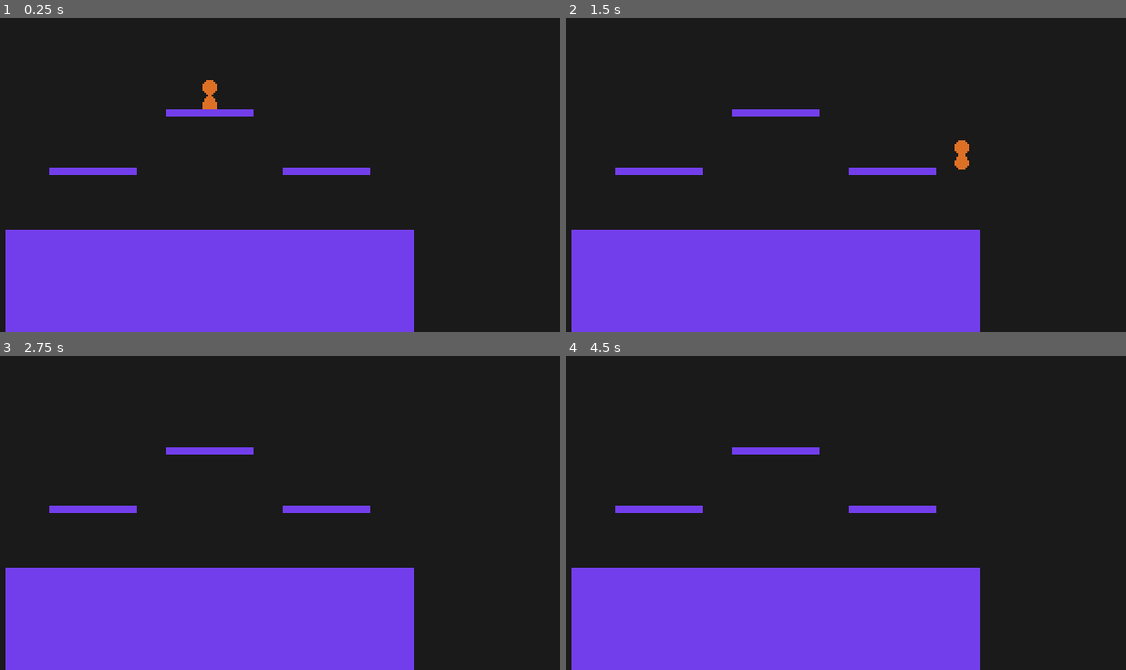
Above: before the commit, frames 1-4 (two rows, left to right).
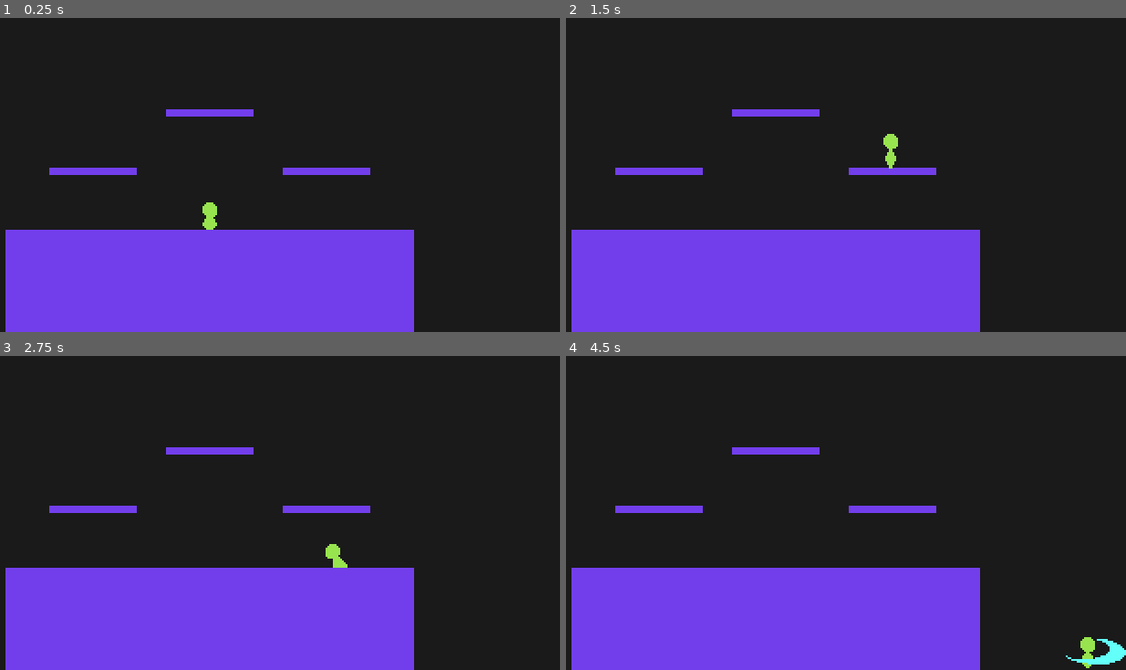
Above: after the commit, the same moments.

Repository: youssefevan/platform-fighter
Game: Godot game, scene res://World.tscn
Two runs of this game, one before a commit and one after it. Both use one fixed random seed, a clock stepped at 60 frames per second and the inputs below.
Inputs:
- Up to frame 1 (0.25 s): no input
- Up to frame 2 (1.5 s): hold Right (right) from 0.53 s (still down); tap X (attack) at 0.6 s; tap Z (jump) at 0.77, 0.8, 1.07, 1.35 s
- Up to frame 3 (2.75 s): tap Z (jump) at 1.52, 1.82, 2.3 s; tap X (attack) at 1.55, 2.1 s; release Right (right) at 2.03 s; hold Left (left) from 2.03 s (still down)
- Up to frame 4 (4.5 s): release Left (left) at 2.78 s; hold Right (right) 2.78-4.28 s; tap X (attack) at 2.85, 4.35 s; tap Z (jump) at 3.02, 3.32, 3.6, 3.77, 4.07 s; hold Left (left) from 4.28 s (still down)

The runs differ from the first frame. In frame 1, 0.4% of the frame differs, in the area x 36-39%, y 19-68%; in frame 2, 0.4%; in frame 3, 0.2%; in frame 4, 0.5%, in the area x 89-100%, y 89-100%.

Commit message:
Finished attacks for Timber
- All attack logic finished for Timber
- Used sprite region_rect to switch between sprites. This allows for different sized sprites to be on one sprite sheet

Diff:
--- a/PlatformFighter/Scenes/CharacterBase.tscn
+++ b/PlatformFighter/Scenes/CharacterBase.tscn
@@ -52,8 +52,8 @@
 
 [node name="Sprite" type="Sprite" parent="."]
 texture = ExtResource( 1 )
-hframes = 6
-vframes = 2
+hframes = 5
+vframes = 4
 
 [node name="Hurtbox" type="Area2D" parent="."]
 collision_layer = 4
--- a/PlatformFighter/Scenes/Characters/Red.tscn
+++ b/PlatformFighter/Scenes/Characters/Red.tscn
@@ -280,9 +280,7 @@
 
 [node name="Sprite" parent="." index="1"]
 texture = ExtResource( 2 )
-hframes = 5
-vframes = 4
-frame = 15
+frame = 11
 
 [node name="GroundNeutral" type="Node" parent="StateManager" index="8"]
 script = ExtResource( 3 )
@@ -317,7 +315,7 @@
 script = ExtResource( 3 )
 animation_name = "AerialUp"
 attack_type = 1
-landing_lag = 15
+landing_lag = 18
 modify_velocity_x = 2
 modify_velocity_y = 2
 velocity_y = -150.0
--- a/PlatformFighter/Scenes/Characters/Timber.tscn
+++ b/PlatformFighter/Scenes/Characters/Timber.tscn
@@ -1,7 +1,8 @@
-[gd_scene load_steps=13 format=2]
+[gd_scene load_steps=22 format=2]
 
 [ext_resource path="res://Scenes/CharacterBase.tscn" type="PackedScene" id=1]
 [ext_resource path="res://Sprites/Characters/timber.png" type="Texture" id=2]
+[ext_resource path="res://Scripts/CharacterBase/base_attack.gd" type="Script" id=3]
 
 [sub_resource type="RectangleShape2D" id=1]
 extents = Vector2( 4, 6.5 )
@@ -10,127 +11,278 @@
 radius = 4.0
 height = 6.0
 
+[sub_resource type="Animation" id=31]
+resource_name = "AerialDown"
+length = 0.466667
+step = 0.0166667
+tracks/0/type = "value"
+tracks/0/path = NodePath("Sprite:region_rect")
+tracks/0/interp = 1
+tracks/0/loop_wrap = true
+tracks/0/imported = false
+tracks/0/enabled = true
+tracks/0/keys = {
+"times": PoolRealArray( 0 ),
+"transitions": PoolRealArray( 1 ),
+"update": 0,
+"values": [ Rect2( 96, 32, 32, 32 ) ]
+}
+
+[sub_resource type="Animation" id=27]
+resource_name = "AerialNeutral"
+length = 0.466667
+step = 0.0166667
+tracks/0/type = "value"
+tracks/0/path = NodePath("Sprite:region_rect")
+tracks/0/interp = 1
+tracks/0/loop_wrap = true
+tracks/0/imported = false
+tracks/0/enabled = true
+tracks/0/keys = {
+"times": PoolRealArray( 0 ),
+"transitions": PoolRealArray( 1 ),
+"update": 0,
+"values": [ Rect2( 32, 64, 32, 32 ) ]
+}
+
+[sub_resource type="Animation" id=25]
+resource_name = "AerialSide"
+length = 0.316667
+step = 0.0166667
+tracks/0/type = "value"
+tracks/0/path = NodePath("Sprite:region_rect")
+tracks/0/interp = 1
+tracks/0/loop_wrap = true
+tracks/0/imported = false
+tracks/0/enabled = true
+tracks/0/keys = {
+"times": PoolRealArray( 0 ),
+"transitions": PoolRealArray( 1 ),
+"update": 0,
+"values": [ Rect2( 64, 96, 64, 32 ) ]
+}
+
+[sub_resource type="Animation" id=30]
+resource_name = "AerialUp"
+length = 0.2
+step = 0.0166667
+tracks/0/type = "value"
+tracks/0/path = NodePath("Sprite:region_rect")
+tracks/0/interp = 1
+tracks/0/loop_wrap = true
+tracks/0/imported = false
+tracks/0/enabled = true
+tracks/0/keys = {
+"times": PoolRealArray( 0 ),
+"transitions": PoolRealArray( 1 ),
+"update": 0,
+"values": [ Rect2( 128, 64, 32, 64 ) ]
+}
+
 [sub_resource type="Animation" id=3]
 resource_name = "AirJump"
-tracks/0/type = "value"
-tracks/0/path = NodePath("Sprite:frame")
-tracks/0/interp = 1
-tracks/0/loop_wrap = true
-tracks/0/imported = false
-tracks/0/enabled = true
-tracks/0/keys = {
-"times": PoolRealArray( 0 ),
-"transitions": PoolRealArray( 1 ),
-"update": 1,
-"values": [ 0 ]
+step = 0.0166667
+tracks/0/type = "value"
+tracks/0/path = NodePath("Sprite:region_rect")
+tracks/0/interp = 1
+tracks/0/loop_wrap = true
+tracks/0/imported = false
+tracks/0/enabled = true
+tracks/0/keys = {
+"times": PoolRealArray( 0 ),
+"transitions": PoolRealArray( 1 ),
+"update": 0,
+"values": [ Rect2( 32, 32, 32, 32 ) ]
 }
 
 [sub_resource type="Animation" id=4]
 resource_name = "Fall"
-tracks/0/type = "value"
-tracks/0/path = NodePath("Sprite:frame")
-tracks/0/interp = 1
-tracks/0/loop_wrap = true
-tracks/0/imported = false
-tracks/0/enabled = true
-tracks/0/keys = {
-"times": PoolRealArray( 0 ),
-"transitions": PoolRealArray( 1 ),
-"update": 1,
-"values": [ 0 ]
+step = 0.0166667
+tracks/0/type = "value"
+tracks/0/path = NodePath("Sprite:region_rect")
+tracks/0/interp = 1
+tracks/0/loop_wrap = true
+tracks/0/imported = false
+tracks/0/enabled = true
+tracks/0/keys = {
+"times": PoolRealArray( 0 ),
+"transitions": PoolRealArray( 1 ),
+"update": 0,
+"values": [ Rect2( 64, 32, 32, 32 ) ]
 }
 
 [sub_resource type="Animation" id=5]
 resource_name = "Freefall"
-tracks/0/type = "value"
-tracks/0/path = NodePath("Sprite:frame")
-tracks/0/interp = 1
-tracks/0/loop_wrap = true
-tracks/0/imported = false
-tracks/0/enabled = true
-tracks/0/keys = {
-"times": PoolRealArray( 0 ),
-"transitions": PoolRealArray( 1 ),
-"update": 1,
-"values": [ 7 ]
+step = 0.0166667
+tracks/0/type = "value"
+tracks/0/path = NodePath("Sprite:region_rect")
+tracks/0/interp = 1
+tracks/0/loop_wrap = true
+tracks/0/imported = false
+tracks/0/enabled = true
+tracks/0/keys = {
+"times": PoolRealArray( 0 ),
+"transitions": PoolRealArray( 1 ),
+"update": 0,
+"values": [ Rect2( 96, 0, 32, 32 ) ]
+}
+
+[sub_resource type="Animation" id=29]
+resource_name = "GroundDown"
+length = 0.283333
+step = 0.0166667
+tracks/0/type = "value"
+tracks/0/path = NodePath("Sprite:region_rect")
+tracks/0/interp = 1
+tracks/0/loop_wrap = true
+tracks/0/imported = false
+tracks/0/enabled = true
+tracks/0/keys = {
+"times": PoolRealArray( 0 ),
+"transitions": PoolRealArray( 1 ),
+"update": 0,
+"values": [ Rect2( 64, 64, 64, 32 ) ]
+}
+
+[sub_resource type="Animation" id=26]
+resource_name = "GroundNeutral"
+length = 0.133333
+step = 0.0166667
+tracks/0/type = "value"
+tracks/0/path = NodePath("Sprite:region_rect")
+tracks/0/interp = 1
+tracks/0/loop_wrap = true
+tracks/0/imported = false
+tracks/0/enabled = true
+tracks/0/keys = {
+"times": PoolRealArray( 0 ),
+"transitions": PoolRealArray( 1 ),
+"update": 0,
+"values": [ Rect2( 0, 64, 32, 32 ) ]
+}
+
+[sub_resource type="Animation" id=13]
+resource_name = "GroundSide"
+length = 0.433333
+step = 0.0166667
+tracks/0/type = "value"
+tracks/0/path = NodePath("Sprite:region_rect")
+tracks/0/interp = 1
+tracks/0/loop_wrap = true
+tracks/0/imported = false
+tracks/0/enabled = true
+tracks/0/keys = {
+"times": PoolRealArray( 0 ),
+"transitions": PoolRealArray( 1 ),
+"update": 0,
+"values": [ Rect2( 0, 96, 64, 32 ) ]
+}
+
+[sub_resource type="Animation" id=28]
+resource_name = "GroundUp"
+length = 0.4
+step = 0.0166667
+tracks/0/type = "value"
+tracks/0/path = NodePath("Sprite:region_rect")
+tracks/0/interp = 1
+tracks/0/loop_wrap = true
+tracks/0/imported = false
+tracks/0/enabled = true
+tracks/0/keys = {
+"times": PoolRealArray( 0 ),
+"transitions": PoolRealArray( 1 ),
+"update": 0,
+"values": [ Rect2( 128, 32, 32, 32 ) ]
 }
 
 [sub_resource type="Animation" id=6]
 resource_name = "Idle"
 tracks/0/type = "value"
-tracks/0/path = NodePath("Sprite:frame")
-tracks/0/interp = 1
-tracks/0/loop_wrap = true
-tracks/0/imported = false
-tracks/0/enabled = true
-tracks/0/keys = {
-"times": PoolRealArray( 0 ),
-"transitions": PoolRealArray( 1 ),
-"update": 1,
-"values": [ 0 ]
+tracks/0/path = NodePath("Sprite:region_rect")
+tracks/0/interp = 1
+tracks/0/loop_wrap = true
+tracks/0/imported = false
+tracks/0/enabled = true
+tracks/0/keys = {
+"times": PoolRealArray( 0 ),
+"transitions": PoolRealArray( 1 ),
+"update": 0,
+"values": [ Rect2( 0, 0, 32, 32 ) ]
 }
 
 [sub_resource type="Animation" id=7]
 resource_name = "Jump"
-tracks/0/type = "value"
-tracks/0/path = NodePath("Sprite:frame")
-tracks/0/interp = 1
-tracks/0/loop_wrap = true
-tracks/0/imported = false
-tracks/0/enabled = true
-tracks/0/keys = {
-"times": PoolRealArray( 0 ),
-"transitions": PoolRealArray( 1 ),
-"update": 1,
-"values": [ 0 ]
+step = 0.0166667
+tracks/0/type = "value"
+tracks/0/path = NodePath("Sprite:region_rect")
+tracks/0/interp = 1
+tracks/0/loop_wrap = true
+tracks/0/imported = false
+tracks/0/enabled = true
+tracks/0/keys = {
+"times": PoolRealArray( 0 ),
+"transitions": PoolRealArray( 1 ),
+"update": 0,
+"values": [ Rect2( 0, 32, 32, 32 ) ]
 }
 
 [sub_resource type="Animation" id=8]
 resource_name = "Jumpsquat"
-tracks/0/type = "value"
-tracks/0/path = NodePath("Sprite:frame")
-tracks/0/interp = 1
-tracks/0/loop_wrap = true
-tracks/0/imported = false
-tracks/0/enabled = true
-tracks/0/keys = {
-"times": PoolRealArray( 0 ),
-"transitions": PoolRealArray( 1 ),
-"update": 1,
-"values": [ 2 ]
+step = 0.0166667
+tracks/0/type = "value"
+tracks/0/path = NodePath("Sprite:region_rect")
+tracks/0/interp = 1
+tracks/0/loop_wrap = true
+tracks/0/imported = false
+tracks/0/enabled = true
+tracks/0/keys = {
+"times": PoolRealArray( 0 ),
+"transitions": PoolRealArray( 1 ),
+"update": 0,
+"values": [ Rect2( 64, 0, 32, 32 ) ]
 }
 
 [sub_resource type="Animation" id=9]
 resource_name = "Land"
-tracks/0/type = "value"
-tracks/0/path = NodePath("Sprite:frame")
-tracks/0/interp = 1
-tracks/0/loop_wrap = true
-tracks/0/imported = false
-tracks/0/enabled = true
-tracks/0/keys = {
-"times": PoolRealArray( 0 ),
-"transitions": PoolRealArray( 1 ),
-"update": 1,
-"values": [ 8 ]
+step = 0.0166667
+tracks/0/type = "value"
+tracks/0/path = NodePath("Sprite:region_rect")
+tracks/0/interp = 1
+tracks/0/loop_wrap = true
+tracks/0/imported = false
+tracks/0/enabled = true
+tracks/0/keys = {
+"times": PoolRealArray( 0 ),
+"transitions": PoolRealArray( 1 ),
+"update": 0,
+"values": [ Rect2( 128, 0, 32, 32 ) ]
 }
 
 [sub_resource type="Animation" id=10]
 resource_name = "Run"
-tracks/0/type = "value"
-tracks/0/path = NodePath("Sprite:frame")
-tracks/0/interp = 1
-tracks/0/loop_wrap = true
-tracks/0/imported = false
-tracks/0/enabled = true
-tracks/0/keys = {
-"times": PoolRealArray( 0 ),
-"transitions": PoolRealArray( 1 ),
-"update": 1,
-"values": [ 1 ]
+step = 0.0166667
+tracks/0/type = "value"
+tracks/0/path = NodePath("Sprite:region_rect")
+tracks/0/interp = 1
+tracks/0/loop_wrap = true
+tracks/0/imported = false
+tracks/0/enabled = true
+tracks/0/keys = {
+"times": PoolRealArray( 0 ),
+"transitions": PoolRealArray( 1 ),
+"update": 0,
+"values": [ Rect2( 32, 0, 32, 32 ) ]
 }
 
 [node name="Timber" instance=ExtResource( 1 )]
+ground_neutral_node = NodePath("StateManager/GroundNeutral")
+ground_side_node = NodePath("StateManager/GroundSide")
+ground_up_node = NodePath("StateManager/GroundUp")
+ground_down_node = NodePath("StateManager/GroundDown")
+aerial_neutral_node = NodePath("StateManager/AerialNeutral")
+aerial_up_node = NodePath("StateManager/AerialUp")
+aerial_side_node = NodePath("StateManager/AerialSide")
+aerial_down_node = NodePath("StateManager/AerialDown")
 fullhop_height = 250.0
 shorthop_height = 175.0
 air_jump_height = 225.0
@@ -144,17 +296,78 @@
 shape = SubResource( 1 )
 
 [node name="Sprite" parent="." index="1"]
-position = Vector2( 0, -16 )
+position = Vector2( 0, -5 )
 texture = ExtResource( 2 )
+hframes = 1
+vframes = 1
+region_enabled = true
+region_rect = Rect2( 96, 32, 32, 32 )
 
 [node name="Bounds" parent="Hurtbox" index="0"]
 position = Vector2( 0, -7 )
 shape = SubResource( 2 )
 
+[node name="GroundNeutral" type="Node" parent="StateManager" index="8"]
+script = ExtResource( 3 )
+animation_name = "GroundNeutral"
+
+[node name="AerialNeutral" type="Node" parent="StateManager" index="9"]
+script = ExtResource( 3 )
+animation_name = "AerialNeutral"
+attack_type = 1
+landing_lag = 7
+
+[node name="GroundSide" type="Node" parent="StateManager" index="10"]
+script = ExtResource( 3 )
+animation_name = "GroundSide"
+modify_velocity_x = 2
+velocity_x = 250.0
+x_frames = 1
+x_starting_frame = 1
+
+[node name="AerialSide" type="Node" parent="StateManager" index="11"]
+script = ExtResource( 3 )
+animation_name = "AerialSide"
+attack_type = 1
+landing_lag = 6
+
+[node name="GroundUp" type="Node" parent="StateManager" index="12"]
+script = ExtResource( 3 )
+animation_name = "GroundUp"
+
+[node name="AerialUp" type="Node" parent="StateManager" index="13"]
+script = ExtResource( 3 )
+animation_name = "AerialUp"
+attack_type = 1
+landing_lag = 18
+modify_velocity_y = 2
+velocity_y = -350.0
+y_frames = 1
+y_starting_frame = 1
+freefall = true
+
+[node name="GroundDown" type="Node" parent="StateManager" index="14"]
+script = ExtResource( 3 )
+animation_name = "GroundDown"
+
+[node name="AerialDown" type="Node" parent="StateManager" index="15"]
+script = ExtResource( 3 )
+animation_name = "AerialDown"
+attack_type = 1
+landing_lag = 10
+
 [node name="Animator" type="AnimationPlayer" parent="." index="4"]
+anims/AerialDown = SubResource( 31 )
+anims/AerialNeutral = SubResource( 27 )
+anims/AerialSide = SubResource( 25 )
+anims/AerialUp = SubResource( 30 )
 anims/AirJump = SubResource( 3 )
 anims/Fall = SubResource( 4 )
 anims/Freefall = SubResource( 5 )
+anims/GroundDown = SubResource( 29 )
+anims/GroundNeutral = SubResource( 26 )
+anims/GroundSide = SubResource( 13 )
+anims/GroundUp = SubResource( 28 )
 anims/Idle = SubResource( 6 )
 anims/Jump = SubResource( 7 )
 anims/Jumpsquat = SubResource( 8 )
--- a/PlatformFighter/Scripts/CharacterBase/character_base.gd
+++ b/PlatformFighter/Scripts/CharacterBase/character_base.gd
@@ -103,6 +103,7 @@
 
 func get_attack():
 	var attack
+
 	var dir = Vector2()
 	dir.x = Input.get_action_strength("right") - Input.get_action_strength("left")
 	dir.y = Input.get_action_strength("down") - Input.get_action_strength("up")
@@ -113,7 +114,6 @@
 		else:
 			attack = aerial_neutral
 	else:
-
 		if dir.y < -.5:
 			if is_on_floor() == true:
 				attack = ground_up
@@ -132,5 +132,4 @@
 			else:
 				attack = aerial_side
 
-	#print(attack)
 	return attack
--- a/PlatformFighter/World.tscn
+++ b/PlatformFighter/World.tscn
@@ -2,7 +2,7 @@
 
 [ext_resource path="res://Sprites/tile.png" type="Texture" id=1]
 [ext_resource path="res://Scenes/Platform.tscn" type="PackedScene" id=2]
-[ext_resource path="res://Scenes/Characters/Red.tscn" type="PackedScene" id=3]
+[ext_resource path="res://Scenes/Characters/Timber.tscn" type="PackedScene" id=3]
 
 [sub_resource type="ConvexPolygonShape2D" id=2]
 points = PoolVector2Array( 0, 0, 16, 0, 16, 16, 0, 16 )
@@ -47,5 +47,5 @@
 [node name="Platform3" parent="." instance=ExtResource( 2 )]
 position = Vector2( 256, 128 )
 
-[node name="Red" parent="." instance=ExtResource( 3 )]
-position = Vector2( 192, 64 )
+[node name="Timber" parent="." instance=ExtResource( 3 )]
+position = Vector2( 192, 136 )
Binary file changed: PlatformFighter/Sprites/Characters/character_base.png
Binary file changed: PlatformFighter/Sprites/Characters/red.png
Binary file changed: PlatformFighter/Sprites/Characters/timber.png
